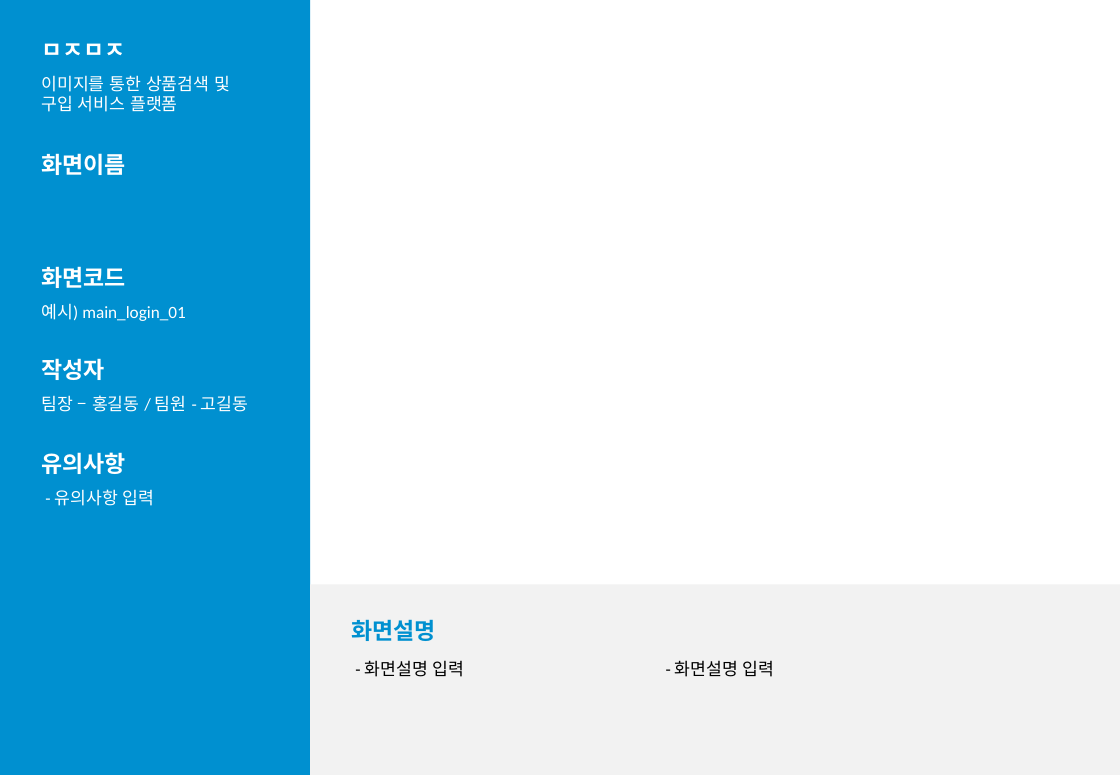
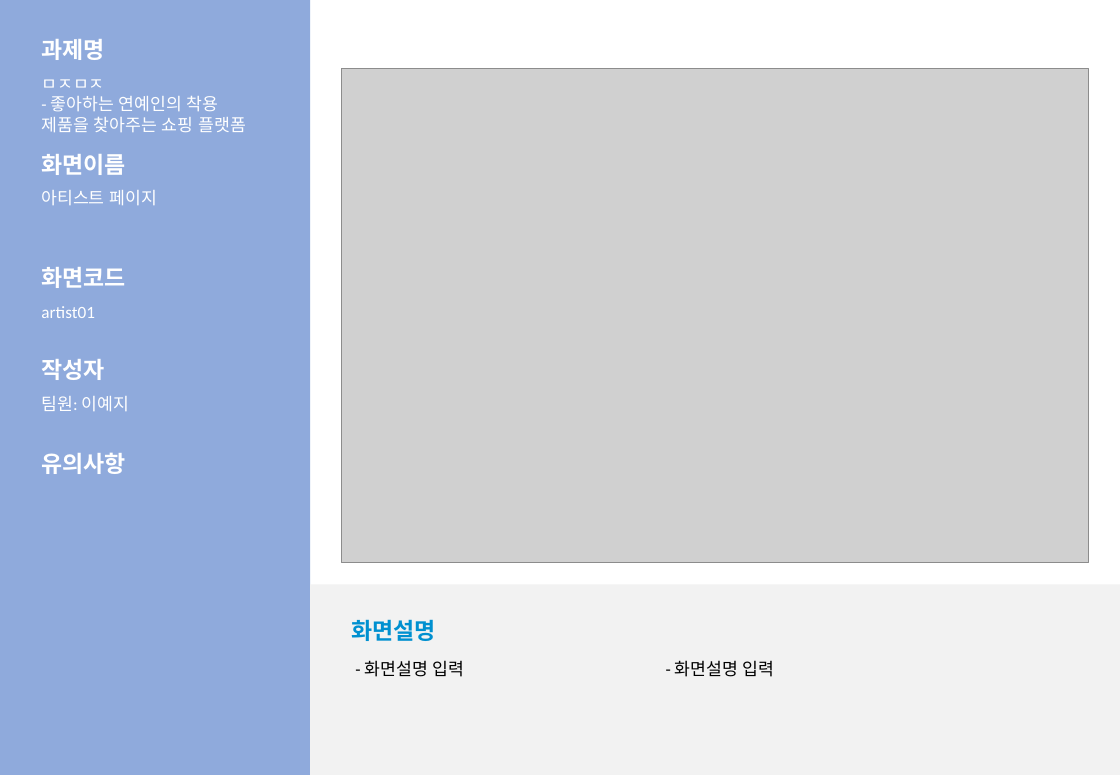
Before and after one commit to LeticiaKang/Project_Idol-Fandom-WebPlaform, a slide deck: slide 7 of 산출문서/화면설계서/화면설계서_서식(1조. HappyVirus).pptx (slide 12 before the commit). Drawn at 1120x775 pixels with LibreOffice and Linux fonts; fonts in the diff are those of the drawing; grey boxes stand for pictures. Boxes give left, top, right and bottom in pixels: in the first picture for what was removed or moved away, otherwise in the second. Text is boxed around its words. In the diff, an @@ line names an element or a change of style, - is before the commit and + after.

```diff
--- a/산출문서/화면설계서/화면설계서_서식(1조. HappyVirus).pptx
+++ b/산출문서/화면설계서/화면설계서_서식(1조. HappyVirus).pptx
@@ rectangle at (x1=0, y1=0, x2=310, y2=775): fill #0090D0 to #8FAADC @@
@@ text at (x1=41, y1=39, x2=104, y2=60): text changed @@
-ㅁㅈㅁㅈ
+과제명
@@ text at (x1=41, y1=79, x2=246, y2=132): text changed @@
-이미지를 통한 상품검색 및 구입 서비스 플랫폼
+ㅁㅈㅁㅈ
+- 좋아하는 연예인의 착용 제품을 찾아주는 쇼핑 플랫폼
@@ picture added at (x1=341, y1=69, x2=1089, y2=564) @@
@@ text added at (x1=41, y1=190, x2=158, y2=205), 12 pt, text #FFFFFF @@
+아티스트 페이지
@@ text at (x1=41, y1=306, x2=95, y2=318): text changed @@
-예시) main_login_01
+artist01
@@ text at (x1=41, y1=396, x2=129, y2=411): text changed @@
-팀장 – 홍길동 / 팀원 - 고길동
+팀원: 이예지
@@ text removed at (x1=55, y1=489, x2=155, y2=506) @@
-- 유의사항 입력
```
Also in this commit, not shown: 6 other slides changed, 1 slide added, 1 slide removed.
